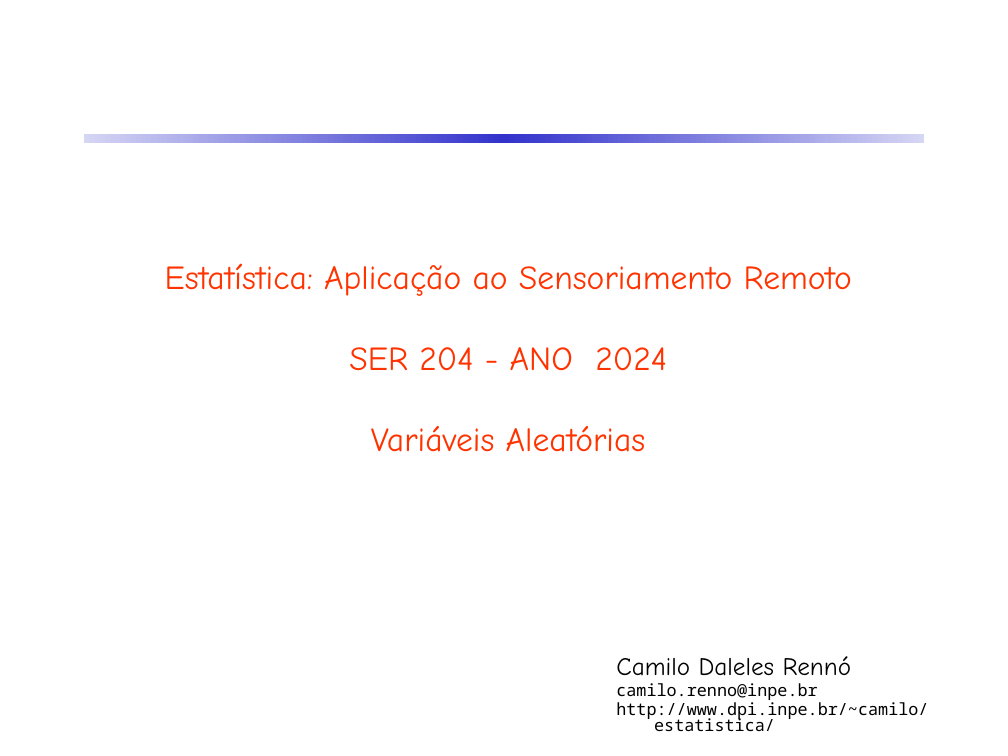
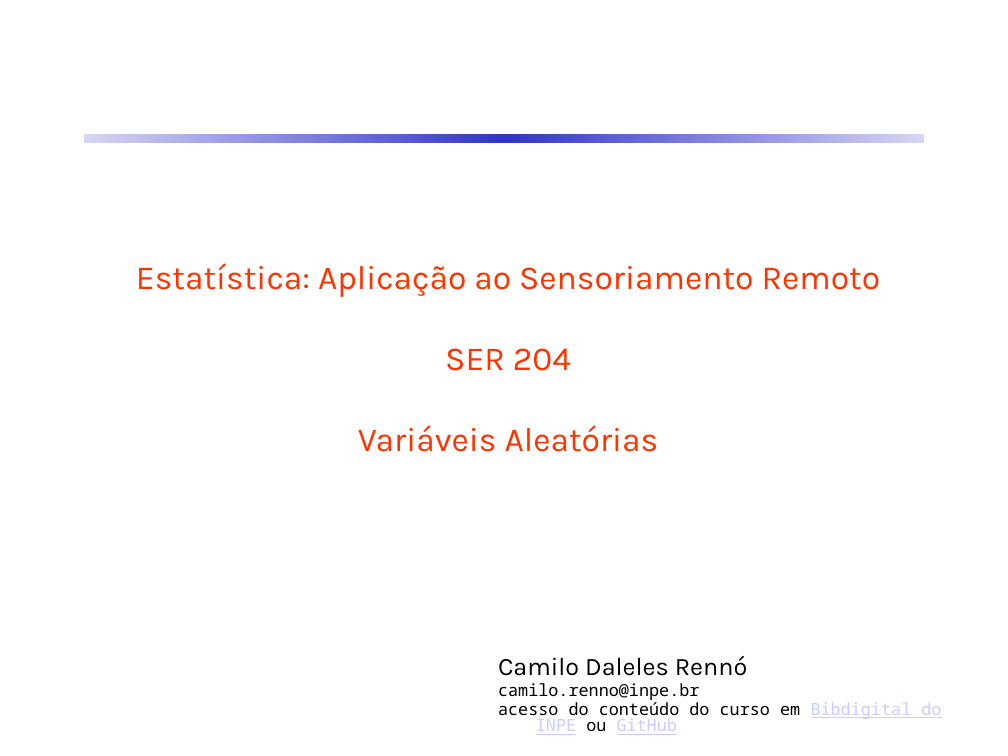
Before and after one commit to CDRenno/Estatistica, a slide deck: slide 1 of ppt/02VA.pptx. Drawn at 1008x756 pixels with LibreOffice and Linux fonts; fonts in the diff are those of the drawing. Boxes give left, top, right and bottom in pixels: in the first picture for what was removed or moved away, otherwise in the second. Text is boxed around its words. In the diff, an @@ line names an element or a change of style, - is before the commit and + after.

```diff
--- a/ppt/02VA.pptx
+++ b/ppt/02VA.pptx
@@ title at <box>136,263,881,452</box>: text changed; font Comic Neue to Karla @@
-Estatística: Aplicação ao Sensoriamento Remoto
-SER 204 - ANO 2024
-Variáveis Aleatórias
+Estatística: Aplicação ao Sensoriamento Remoto
+SER 204
+Variáveis Aleatórias
@@ text "Camilo Daleles Rennó": place and size @@
-text "Camilo Daleles Rennó" at <box>616,656,928,731</box>
+text "Camilo Daleles Rennó" at <box>498,656,941,735</box>
@@ text at <box>498,656,748,676</box>: font Comic Neue to Karla in "Camilo Daleles Rennó" @@
@@ text at <box>498,702,941,735</box>: text changed @@
-http://www.dpi.inpe.br/~camilo/estatistica/
+acesso do conteúdo do curso em Bibdigital do INPE ou GitHub
```
Also in this commit, not shown: 57 other slides changed, 5 other files.
